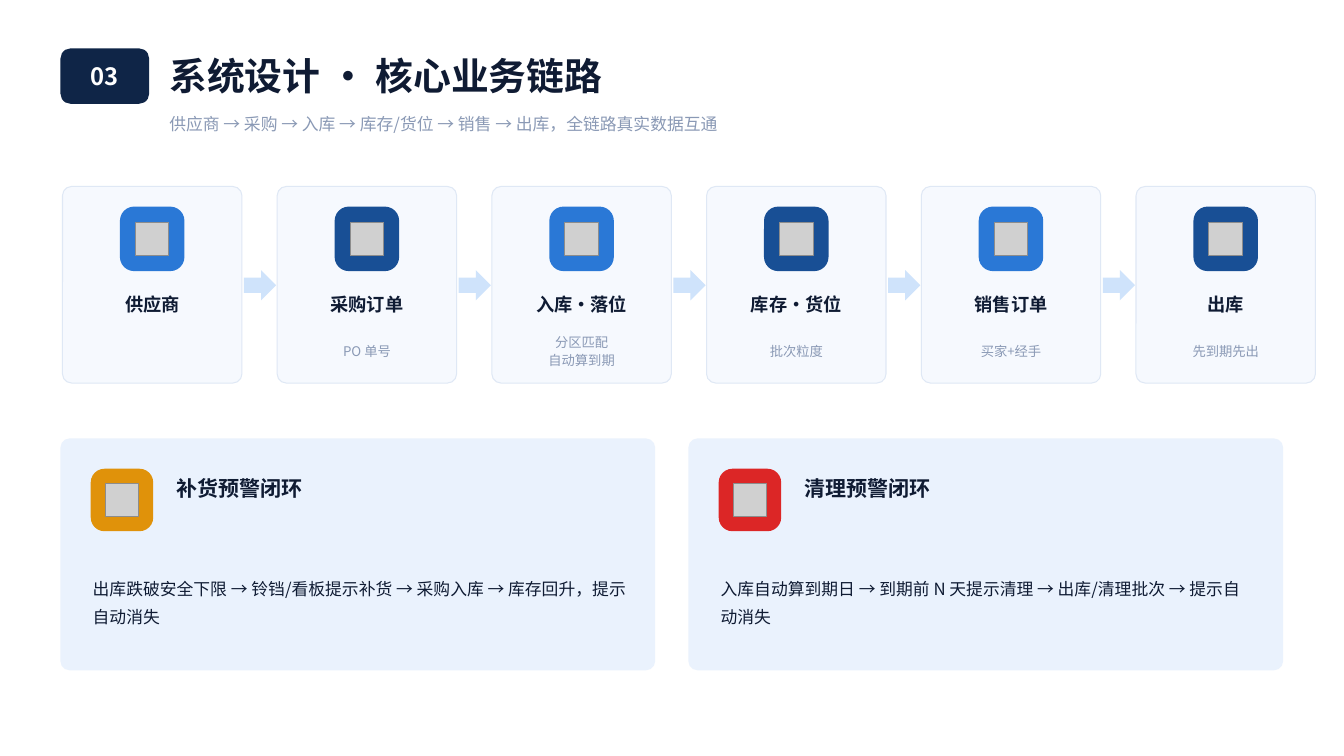
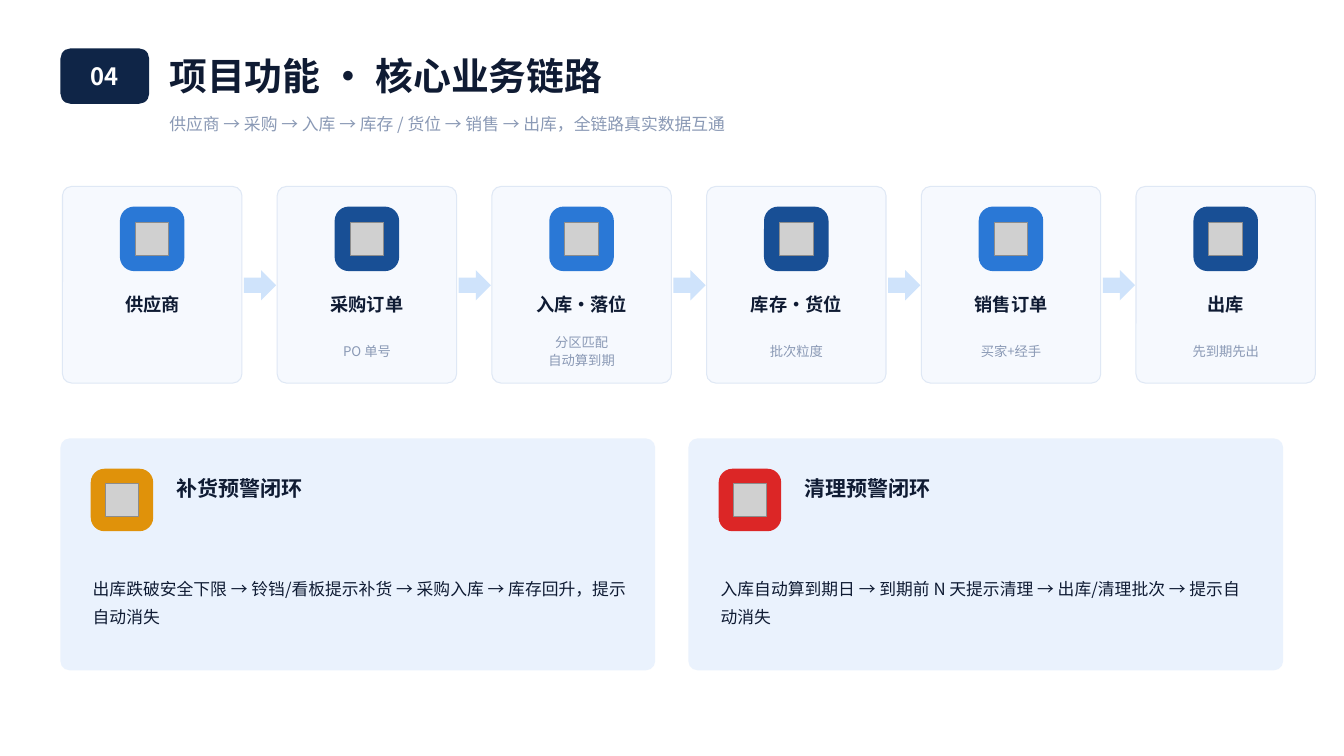
Before and after one commit to bal483836-ctrl/Warehouse_MS, a slide deck: slide 8 of 小明智库-答辩汇报.pptx (slide 7 before the commit). Drawn at 1344x756 pixels with LibreOffice and Linux fonts; fonts in the diff are those of the drawing; grey boxes stand for pictures. Boxes give left, top, right and bottom in pixels: in the first picture for what was removed or moved away, otherwise in the second. Text is boxed around its words. In the diff, an @@ line names an element or a change of style, - is before the commit and + after.

```diff
--- a/小明智库-答辩汇报.pptx
+++ b/小明智库-答辩汇报.pptx
@@ text at [169,57,602,94]: text changed @@
-系统设计 · 核心业务链路
+项目功能 · 核心业务链路
@@ text at [91,67,119,86]: text changed @@
-03
+04
@@ text at [169,116,725,132]: spaces changed @@
-供应商 → 采购 → 入库 → 库存/货位 → 销售 → 出库，全链路真实数据互通
+供应商 → 采购 → 入库 → 库存 / 货位 → 销售 → 出库，全链路真实数据互通
```
Also in this commit, not shown: 13 other slides changed, 3 slides added, 3 slides removed.
